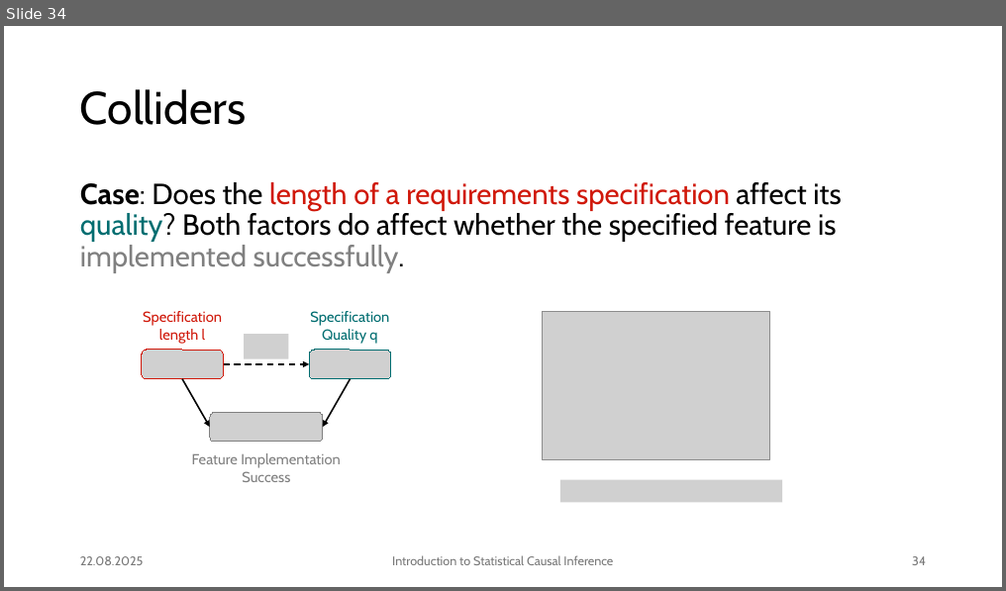
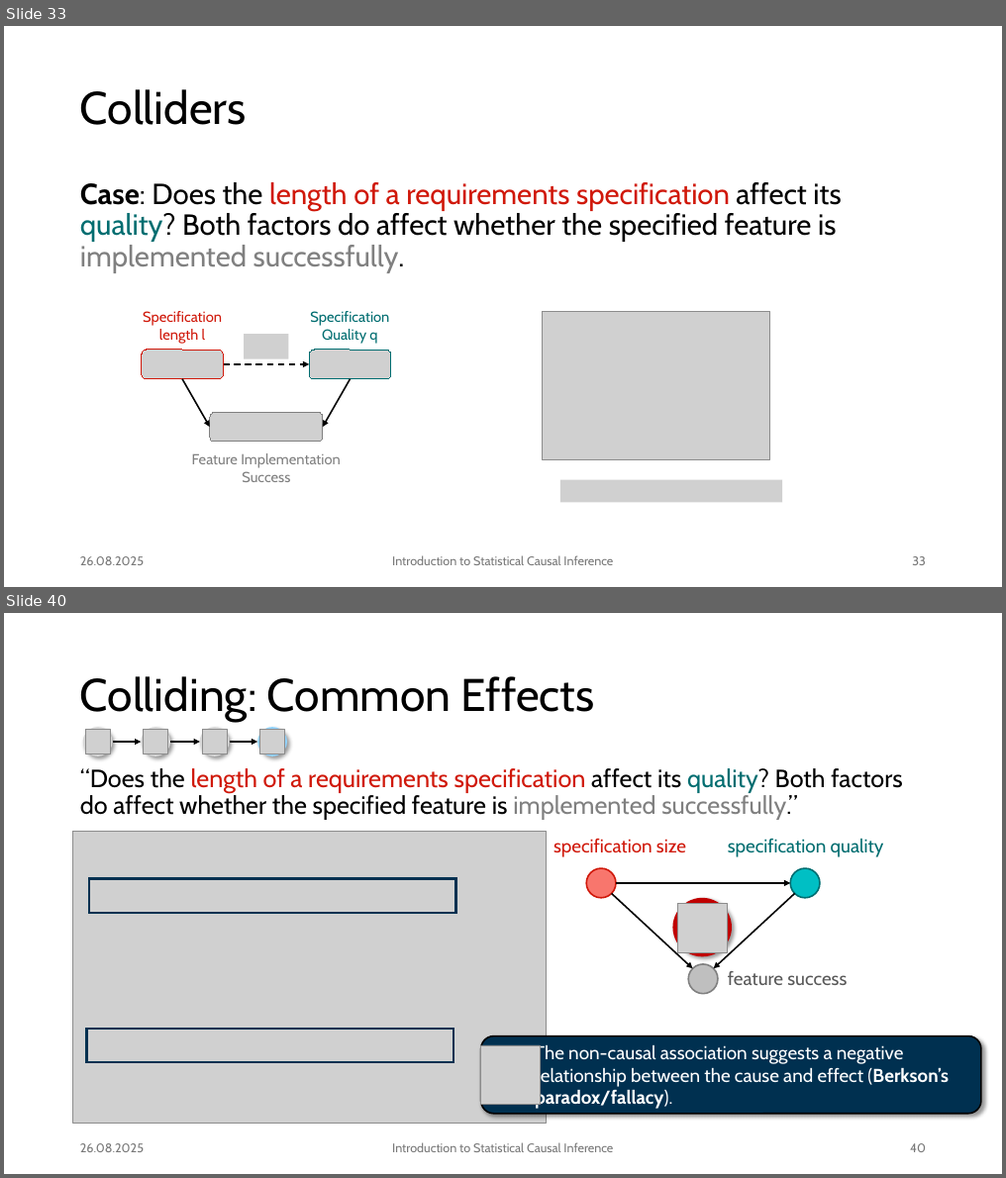
Before and after one commit to JulianFrattini/bda4sci, a slide deck: version2/slides/intro-sci.pptx. Shown one above the other, each under a label of ours: slide 34 before the commit, slides 33 and 40 after it; the slides between them are not shown. The pictures are 1006x591 and 1006x1178 pixels, drawn with LibreOffice and Linux fonts; fonts in the diff are those of the drawing; grey boxes stand for pictures; background and template pictures are left out. Boxes give left, top, right and bottom in pixels: in the first picture for what was removed or moved away, otherwise in the second. Text is boxed around its words. In the diff, an @@ line names an element or a change of style, - is before the commit and + after.

Commit message:
Completed colliding example

```diff
--- a/version2/slides/intro-sci.pptx
+++ b/version2/slides/intro-sci.pptx
@@ slide 40 added at (4,613,1002,1174), background #FFFFFF @@
@@ title added at (80,676,594,722), 44 pt, text #000000 @@
+Colliding: Common Effects
@@ ellipse added at (83,727,113,756), fill #D9D9D9 @@
@@ picture added at (85,729,110,754) @@
@@ ellipse added at (141,727,170,756), fill #D9D9D9 @@
@@ picture added at (144,729,168,754) @@
@@ ellipse added at (200,727,230,756), fill #D9D9D9 @@
@@ picture added at (202,729,227,754) @@
@@ ellipse added at (257,727,287,756), fill #94D4FF @@
@@ picture added at (260,729,285,754) @@
@@ arrow added from (113, 742) to (141, 742), #000000 1.5 pt @@
@@ arrow added from (170, 742) to (200, 742), #000000 1.5 pt @@
@@ arrow added from (230, 742) to (257, 742), #000000 1.5 pt @@
@@ text added at (80,768,903,820), 24 pt, text #000000 @@
+“Does the length of a requirements specification affect its quality? Both factors do affect whether the specified feature is implemented successfully.”
@@ picture added at (73,831,547,1123) @@
@@ rectangle added at (88,878,455,913), outline #003050 2.25 pt @@
@@ group added at (553,839,884,994): 3 ellipses, 3 arrows, 3 texts @@
+specification size
+specification quality
+feature success
@@ ellipse added at (672,898,732,958), fill #C00000 @@
@@ picture added at (678,903,728,954) @@
@@ rectangle added at (87,1029,453,1062), outline #003050 2.25 pt @@
@@ rounded rectangle added at (481,1037,981,1115), fill #003050, outline #000000 1.5 pt, 18 pt, text #FFFFFF @@
+The non-causal association suggests a negative relationship between the cause and effect (Berkson’s paradox/fallacy).
@@ picture added at (481,1046,540,1105) @@
@@ text added at (80,1144,144,1153), 12 pt, text #797979 @@
+26.08.2025
@@ text added at (392,1143,613,1153), 12 pt, text #797979 @@
+Introduction to Statistical Causal Inference
@@ page number added at (910,1144,926,1153), 12 pt, text #797979 @@
+40
@@ what was slide 34 is now slide 33 @@
@@ slide 33 changed as well @@
@@ text at (80,557,144,566): text changed @@
-22.08.2025
+26.08.2025
@@ page number at (912,557,926,566): text changed @@
-34
+33
```
Also in this commit, not shown: 51 other slides changed, 11 other slides added, 4 slides removed, 2 other files.
